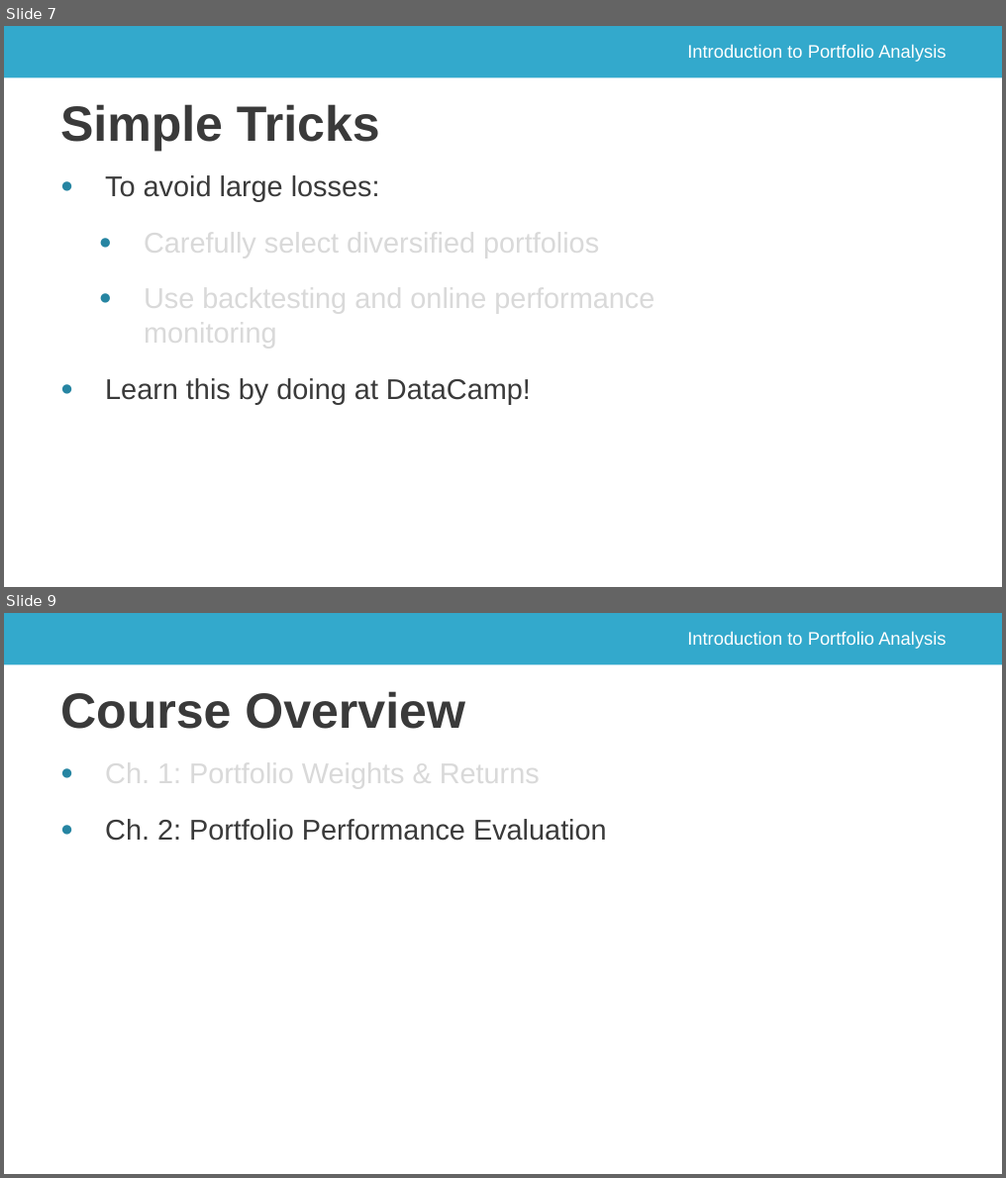
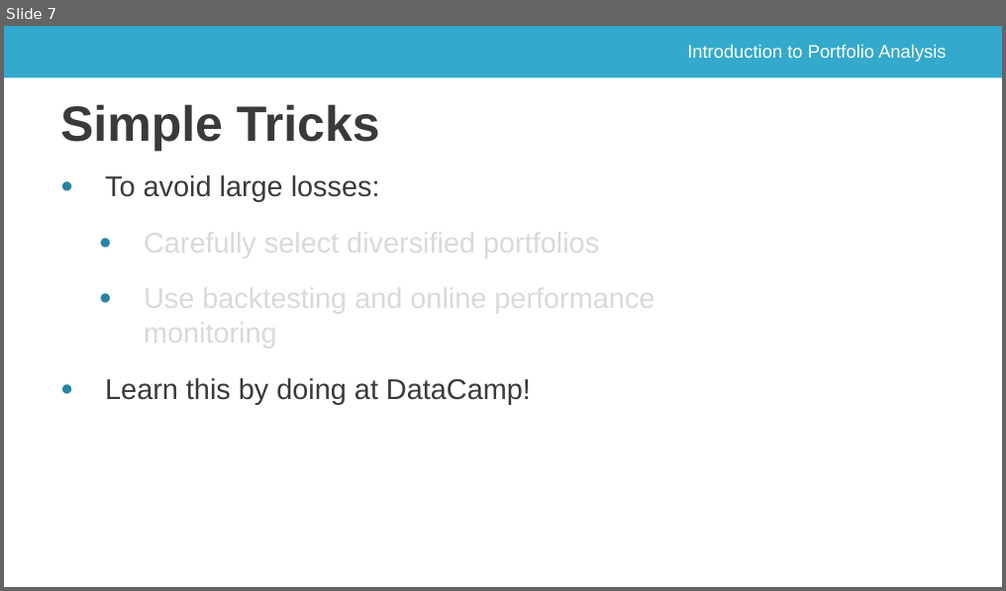
Before and after one commit to saciestudio/courses-intro-portfolio-analysis, a slide deck: scripts/ch_1_video_1.pptx. Shown one above the other, each under a label of ours: slides 7 and 9 before the commit, slide 7 after it; the slides between them are not shown. The pictures are 1006x1178 and 1006x591 pixels, drawn with LibreOffice and Linux fonts; fonts in the diff are those of the drawing; background and template pictures are left out. Boxes give left, top, right and bottom in pixels: in the first picture for what was removed or moved away, otherwise in the second. Text is boxed around its words. In the diff, an @@ line names an element or a change of style, - is before the commit and + after.

```diff
--- a/scripts/ch_1_video_1.pptx
+++ b/scripts/ch_1_video_1.pptx
@@ slide 9 removed at (4, 613, 1002, 1174), background #FFFFFF; not listed: 2 template elements that a slide beside it also shows @@
@@ title removed at (60, 691, 465, 729) @@
-Course Overview
@@ text removed at (105, 758, 607, 841) @@
-● Ch. 1: Portfolio Weights & Returns
-● Ch. 2: Portfolio Performance Evaluation
```
Also in this commit, not shown: 1 slide changed, 2 other slides removed.
